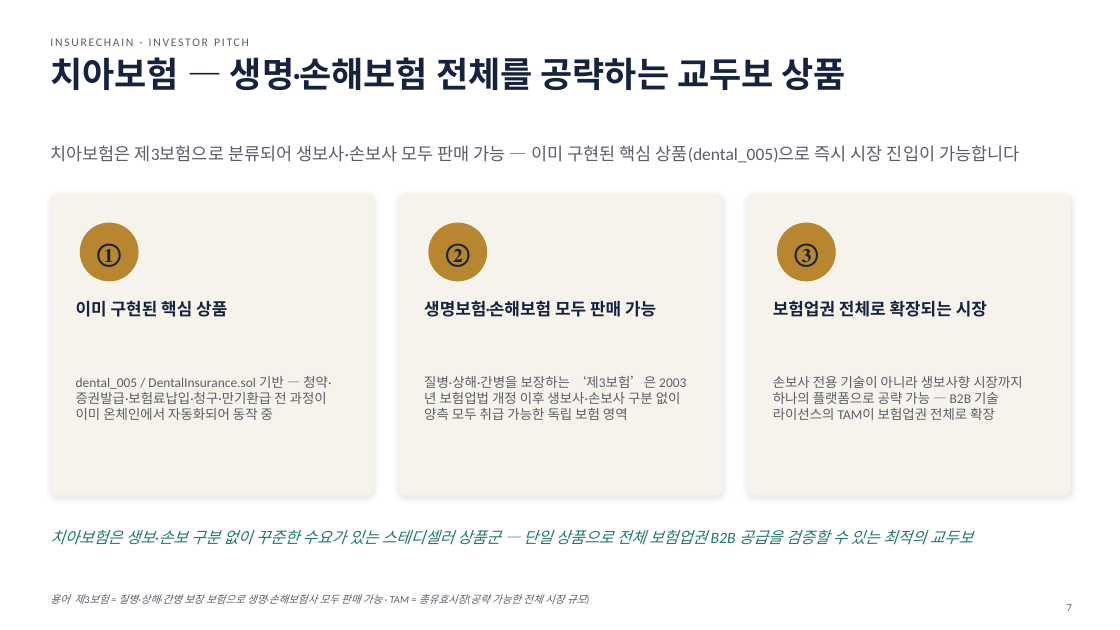
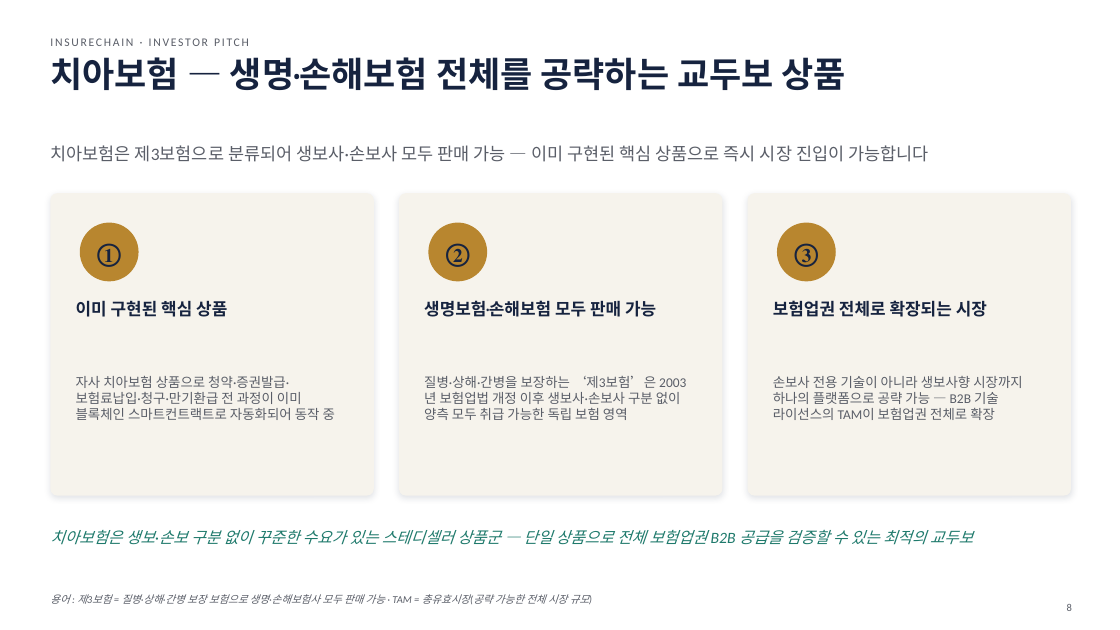
Before and after one commit to leeyonsei78/capstone_project_alpha, a slide deck: slide 8 of 인슈어체인_투자피칭_발표자료.pptx (slide 7 before the commit). Drawn at 1120x630 pixels with LibreOffice and Linux fonts; fonts in the diff are those of the drawing. Boxes give left, top, right and bottom in pixels: in the first picture for what was removed or moved away, otherwise in the second. Text is boxed around its words. In the diff, an @@ line names an element or a change of style, - is before the commit and + after.

```diff
--- a/인슈어체인_투자피칭_발표자료.pptx
+++ b/인슈어체인_투자피칭_발표자료.pptx
@@ text at [50,145,928,162]: text changed @@
-치아보험은 제3보험으로 분류되어 생보사·손보사 모두 판매 가능 — 이미 구현된 핵심 상품(dental_005)으로 즉시 시장 진입이 가능합니다
+치아보험은 제3보험으로 분류되어 생보사·손보사 모두 판매 가능 — 이미 구현된 핵심 상품으로 즉시 시장 진입이 가능합니다
@@ text at [76,376,335,420]: text changed @@
-dental_005 / DentalInsurance.sol 기반 — 청약·증권발급·보험료납입·청구·만기환급 전 과정이 이미 온체인에서 자동화되어 동작 중
+자사 치아보험 상품으로 청약·증권발급·보험료납입·청구·만기환급 전 과정이 이미 블록체인 스마트컨트랙트로 자동화되어 동작 중
@@ text at [50,594,589,604]: text changed @@
-용어 제3보험 = 질병·상해·간병 보장 보험으로 생명·손해보험사 모두 판매 가능 · TAM = 총유효시장(공략 가능한 전체 시장 규모)
+용어 : 제3보험 = 질병·상해·간병 보장 보험으로 생명·손해보험사 모두 판매 가능 · TAM = 총유효시장(공략 가능한 전체 시장 규모)
@@ page number at [1067,604,1072,611]: text changed @@
-7
+8
```
Also in this commit, not shown: 13 other slides changed, 1 slide added.
